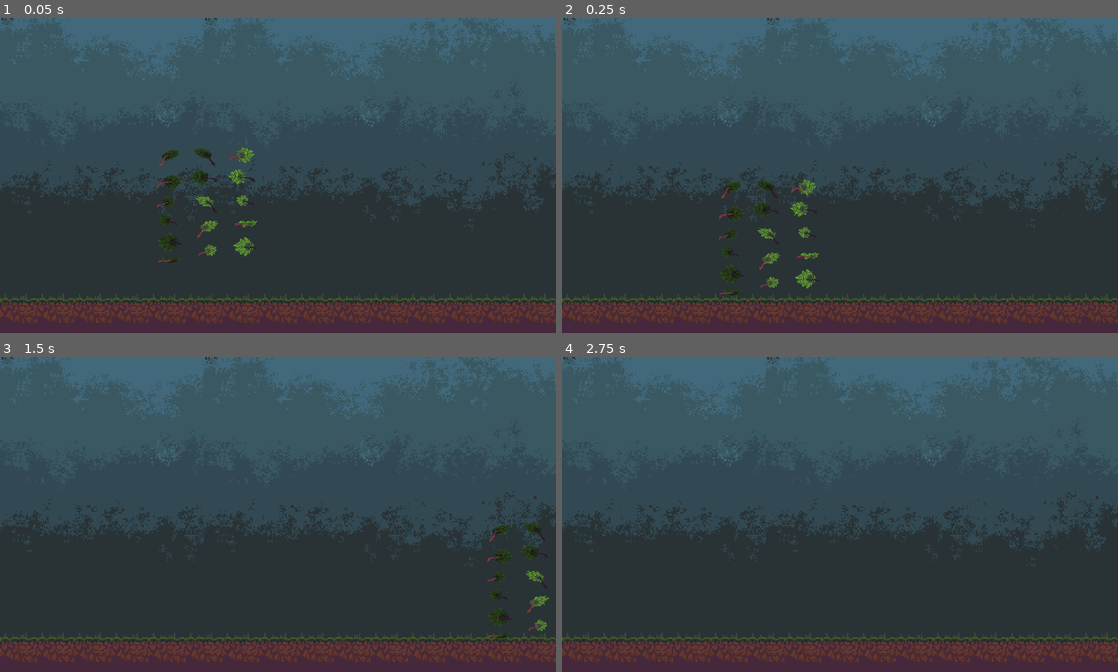
Above: before the commit, frames 1-4 (two rows, left to right).
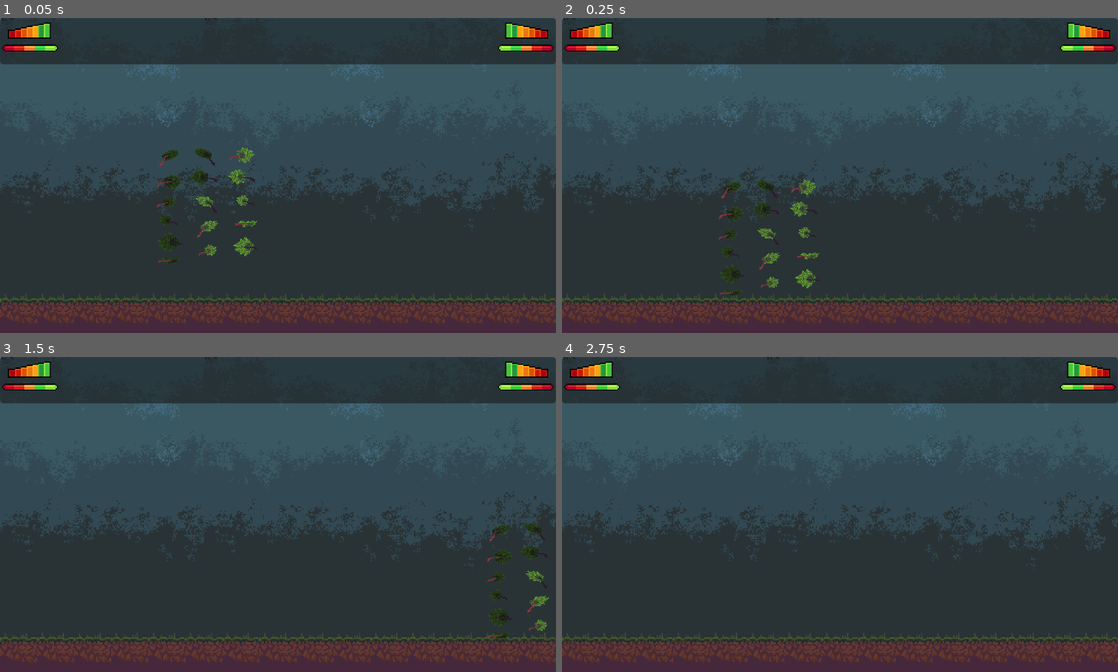
Above: after the commit, the same moments.

Repository: poeticalbyte/one-armed-videogame
Game: Godot game, scene res://Scenes/HUD-Daniel/HUD.tscn
The game is run twice, just before and just after one commit, with the same random seed, the same clock (stepped at 60 frames per second) and the same inputs. Before the commit the project starts from res://Scenes/Environment - Camilo/level.tscn.
Inputs:
- Up to frame 1 (0.05 s): no input
- Up to frame 2 (0.25 s): no input
- Up to frame 3 (1.5 s): tap Enter (ui_accept) at 0.5, 0.77 s; hold Right (ui_right) from 0.53 s (still down)
- Up to frame 4 (2.75 s): tap Enter (ui_accept) at 1.52, 2 s; release Right (ui_right) at 2.03 s; hold Left (ui_left) from 2.03 s (still down)

The runs differ from the first frame. In frame 1, 15% of the frame differs, in the area x 0-100%, y 0-15%; in frame 2, 15%; in frame 3, 15%; in frame 4, 15%.

Commit message:
HUD-daniel
sprites

Diff:
--- a/Scenes/Environment - Camilo/level.tscn
+++ b/Scenes/Environment - Camilo/level.tscn
@@ -1,8 +1,8 @@
 [gd_scene load_steps=10 format=4 uid="uid://b3rpw1a4h7np6"]
 
-[ext_resource type="Texture2D" uid="uid://d11ixfdynbe74" path="res://Assets/Environment - Camilo/Tile-set/Background/Background 01.png" id="1_iesdi"]
-[ext_resource type="Texture2D" uid="uid://cncvlwn7mta7o" path="res://Assets/Environment - Camilo/Tile-set/Ground/Ground tile set 00.png" id="2_6n8ds"]
-[ext_resource type="Texture2D" uid="uid://nb518kifuqtg" path="res://Assets/Environment - Camilo/Tile-set/Leaves, branches, bushes, etc/02.png" id="3_6n8ds"]
+[ext_resource type="Texture2D" uid="uid://d11ixfdynbe74" path="res://assets/Environment - Camilo/Tile-set/Background/Background 01.png" id="1_iesdi"]
+[ext_resource type="Texture2D" uid="uid://cncvlwn7mta7o" path="res://assets/Environment - Camilo/Tile-set/Ground/Ground tile set 00.png" id="2_6n8ds"]
+[ext_resource type="Texture2D" uid="uid://nb518kifuqtg" path="res://assets/Environment - Camilo/Tile-set/Leaves, branches, bushes, etc/02.png" id="3_6n8ds"]
 [ext_resource type="Script" uid="uid://vs24wamxqyt2" path="res://Scripts/SEnvironment - Camilo/player.gd" id="3_24jlc"]
 
 [sub_resource type="TileSetAtlasSource" id="TileSetAtlasSource_81xng"]
--- /dev/null
+++ b/Scenes/HUD-Daniel/HUD.tscn
@@ -0,0 +1,46 @@
+[gd_scene load_steps=5 format=3 uid="uid://814a6pxiutw6"]
+
+[ext_resource type="PackedScene" uid="uid://b3rpw1a4h7np6" path="res://Scenes/Environment - Camilo/level.tscn" id="1_rpak8"]
+[ext_resource type="Texture2D" uid="uid://frulndrp5rau" path="res://assets/sprites/05.png" id="2_epypp"]
+
+[sub_resource type="AtlasTexture" id="AtlasTexture_0hol4"]
+atlas = ExtResource("2_epypp")
+region = Rect2(0, 0, 48, 32)
+
+[sub_resource type="AtlasTexture" id="AtlasTexture_q6r6c"]
+atlas = ExtResource("2_epypp")
+region = Rect2(0, 0, 48, 32)
+
+[node name="Node2D" type="Node2D"]
+
+[node name="Level" parent="." instance=ExtResource("1_rpak8")]
+
+[node name="CanvasLayer" type="CanvasLayer" parent="Level"]
+
+[node name="PanelContainer" type="PanelContainer" parent="Level/CanvasLayer"]
+offset_right = 40.0
+offset_bottom = 40.0
+size_flags_horizontal = 8
+
+[node name="MarginContainer" type="MarginContainer" parent="Level/CanvasLayer/PanelContainer"]
+layout_mode = 2
+theme_override_constants/margin_left = 2
+theme_override_constants/margin_top = 2
+theme_override_constants/margin_right = 2
+theme_override_constants/margin_bottom = 2
+
+[node name="GridContainer" type="GridContainer" parent="Level/CanvasLayer/PanelContainer/MarginContainer"]
+layout_mode = 2
+size_flags_horizontal = 4
+theme_override_constants/h_separation = 380
+columns = 2
+
+[node name="Life_P" type="TextureRect" parent="Level/CanvasLayer/PanelContainer/MarginContainer/GridContainer"]
+layout_mode = 2
+size_flags_horizontal = 4
+texture = SubResource("AtlasTexture_0hol4")
+
+[node name="Life_E" type="TextureRect" parent="Level/CanvasLayer/PanelContainer/MarginContainer/GridContainer"]
+layout_mode = 2
+texture = SubResource("AtlasTexture_q6r6c")
+flip_h = true
--- a/node_2d.tscn
+++ /dev/null
@@ -1,58 +0,0 @@
-[gd_scene load_steps=5 format=3 uid="uid://814a6pxiutw6"]
-
-[ext_resource type="Texture2D" uid="uid://dgobjvhbwlq4f" path="res://assets/sprites/Battleground2.png" id="1_0e48y"]
-[ext_resource type="Texture2D" uid="uid://frulndrp5rau" path="res://assets/sprites/05.png" id="2_epypp"]
-
-[sub_resource type="AtlasTexture" id="AtlasTexture_0hol4"]
-atlas = ExtResource("2_epypp")
-region = Rect2(0, 0, 48, 32)
-
-[sub_resource type="AtlasTexture" id="AtlasTexture_q6r6c"]
-atlas = ExtResource("2_epypp")
-region = Rect2(0, 0, 48, 32)
-
-[node name="Node2D" type="Node2D"]
-
-[node name="Battleground2" type="Sprite2D" parent="."]
-position = Vector2(810, 470)
-texture = ExtResource("1_0e48y")
-
-[node name="CanvasLayer" type="CanvasLayer" parent="."]
-
-[node name="PanelContainer" type="PanelContainer" parent="CanvasLayer"]
-offset_left = -105.0
-offset_top = -31.0
-offset_right = 1675.0
-offset_bottom = 227.0
-
-[node name="MarginContainer" type="MarginContainer" parent="CanvasLayer/PanelContainer"]
-layout_mode = 2
-theme_override_constants/margin_left = 10
-theme_override_constants/margin_top = 10
-theme_override_constants/margin_right = 10
-
-[node name="GridContainer" type="GridContainer" parent="CanvasLayer/PanelContainer/MarginContainer"]
-layout_mode = 2
-theme_override_constants/h_separation = 1500
-columns = 2
-
-[node name="Life_P" type="TextureRect" parent="CanvasLayer/PanelContainer/MarginContainer/GridContainer"]
-layout_mode = 2
-texture = SubResource("AtlasTexture_0hol4")
-expand_mode = 4
-
-[node name="Life_E" type="TextureRect" parent="CanvasLayer/PanelContainer/MarginContainer/GridContainer"]
-layout_mode = 2
-texture = SubResource("AtlasTexture_q6r6c")
-expand_mode = 4
-flip_h = true
-
-[node name="Label" type="Label" parent="CanvasLayer/PanelContainer/MarginContainer/GridContainer"]
-layout_mode = 2
-theme_override_font_sizes/font_size = 60
-text = "Life1"
-
-[node name="Label2" type="Label" parent="CanvasLayer/PanelContainer/MarginContainer/GridContainer"]
-layout_mode = 2
-theme_override_font_sizes/font_size = 60
-text = "Life2"
--- a/project.godot
+++ b/project.godot
@@ -11,7 +11,7 @@
 [application]
 
 config/name="one-armed-videogame"
-run/main_scene="uid://b3rpw1a4h7np6"
+run/main_scene="uid://814a6pxiutw6"
 config/features=PackedStringArray("4.5", "GL Compatibility")
 config/icon="res://icon.svg"
 
Not shown, changed: Assets/Environment - Camilo/Presets/01.png.import
Not shown, changed: Assets/Environment - Camilo/Presets/02.png.import
Not shown, changed: Assets/Environment - Camilo/Presets/03.png.import
Not shown, changed: Assets/Environment - Camilo/Presets/04.png.import
Not shown, changed: Assets/Environment - Camilo/Presets/05.png.import
Not shown, changed: Assets/Environment - Camilo/Presets/06.png.import
Not shown, changed: Assets/Environment - Camilo/Presets/07.png.import
Not shown, changed: Assets/Environment - Camilo/Presets/08.png.import
Not shown, changed: Assets/Environment - Camilo/Presets/09.png.import
Not shown, changed: Assets/Environment - Camilo/Presets/10.png.import
Not shown, changed: Assets/Environment - Camilo/Presets/11.png.import
Not shown, changed: Assets/Environment - Camilo/Presets/12.png.import
(and 395 more such lines)
